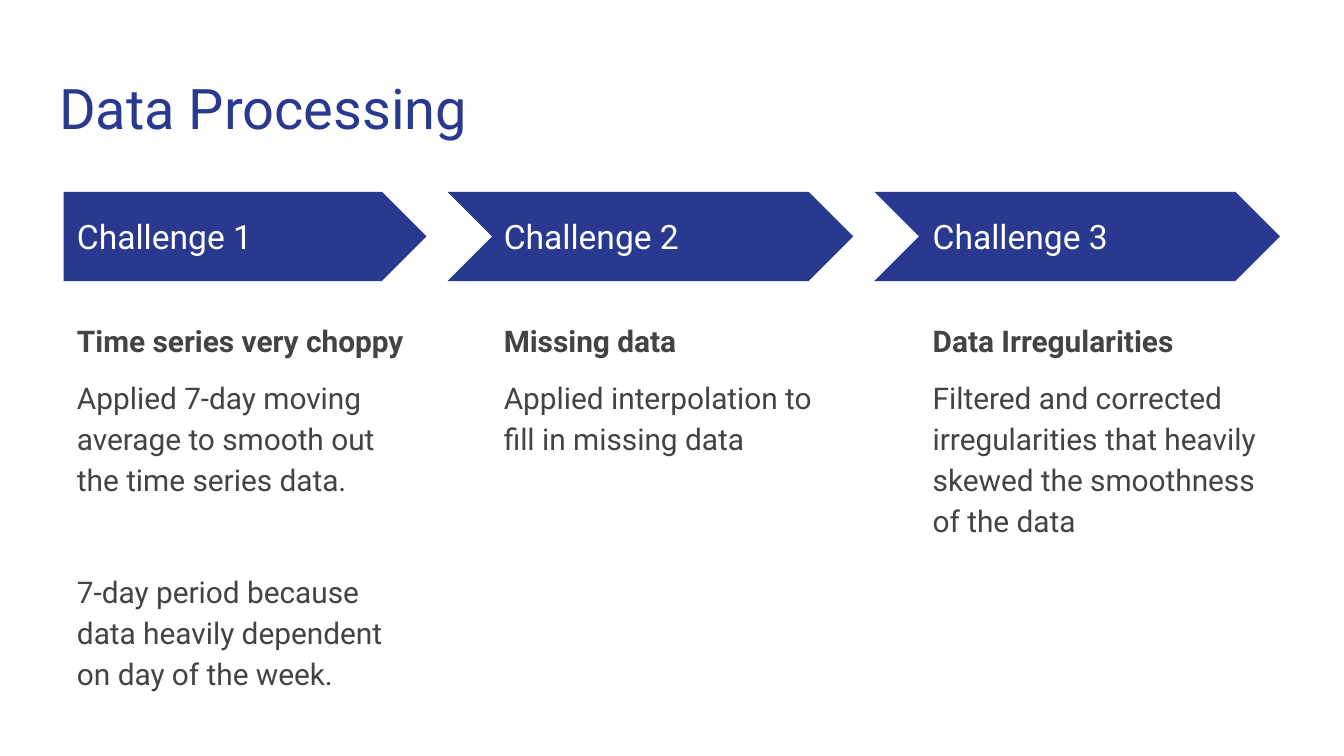
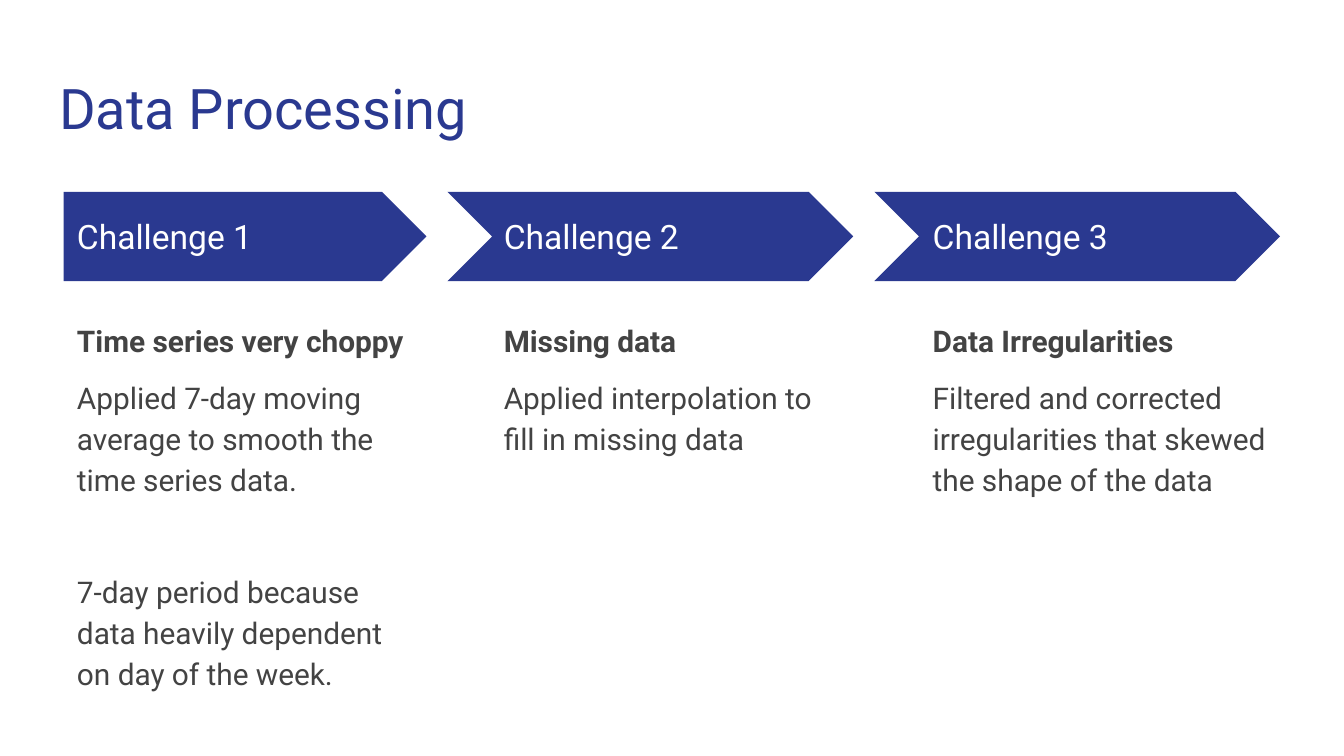
Before and after one commit to zcc33/google-covid-mobility, a slide deck: slide 4 of presentation/Google Covid Mobility.pptx. Drawn at 1344x756 pixels with LibreOffice and Linux fonts; fonts in the diff are those of the drawing. Boxes give left, top, right and bottom in pixels: in the first picture for what was removed or moved away, otherwise in the second. Text is boxed around its words. In the diff, an @@ line names an element or a change of style, - is before the commit and + after.

```diff
--- a/presentation/Google Covid Mobility.pptx
+++ b/presentation/Google Covid Mobility.pptx
@@ text at [77, 386, 373, 492]: text changed @@
-Applied 7-day moving average to smooth out the time series data.
+Applied 7-day moving average to smooth the time series data.
@@ text at [933, 386, 1265, 497]: text changed @@
-Filtered and corrected irregularities that heavily skewed the smoothness of the data
+Filtered and corrected irregularities that skewed the shape of the data
```
Also in this commit, not shown: 1 other slide changed, 10 other files.
